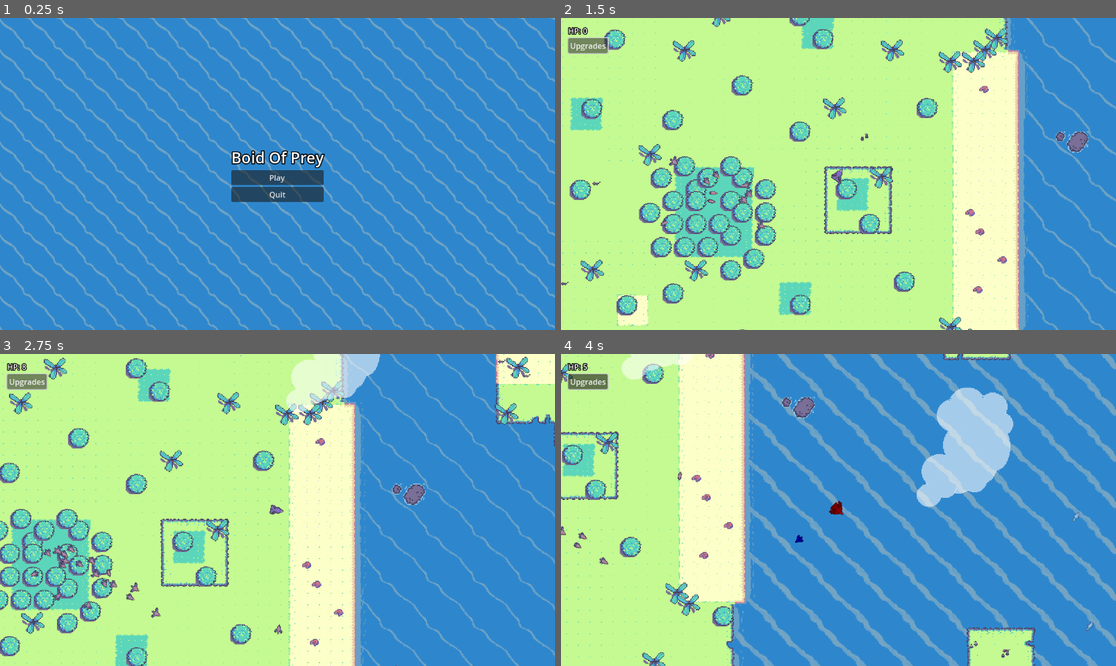
Above: before the commit, frames 1-4 (two rows, left to right).
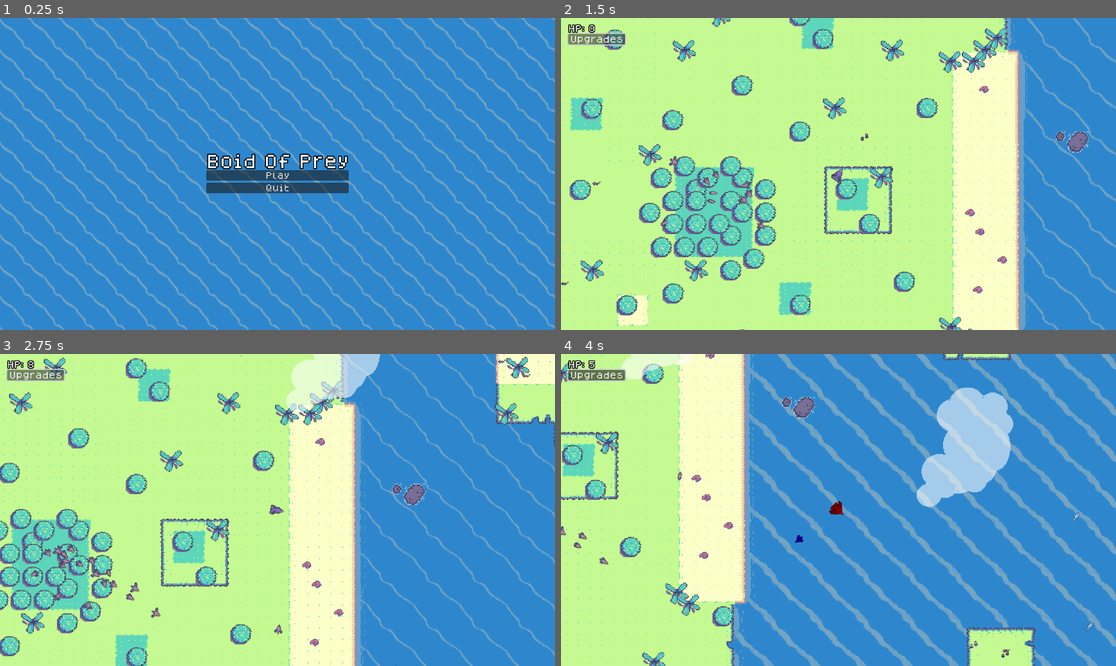
Above: after the commit, the same moments.

Repository: Kolbias/boidemic
Game: Godot game, scene res://ui/main_menu.tscn
Two runs of this game, one before a commit and one after it. Both use one fixed random seed, a clock stepped at 60 frames per second and the inputs below.
Inputs (mouse positions are in pixels of both pictures, inside the frame that each line leads up to):
- Up to frame 1 (0.25 s): no input
- Up to frame 2 (1.5 s): click "Play" at 0.5 s; click "Upgrades" at 1.25 s
- Up to frame 3 (2.75 s): click "Upgrades" at 2 s
- Up to frame 4 (4 s): click "Upgrades" at 2.75 s; move the mouse to (838, 510) at 3.52 s; click (838, 510) at 3.67 s

The runs differ from the first frame. In frame 1, 2.4% of the frame differs, in the area x 37-63%, y 42-60%; in frame 2, 0.7%; in frame 3, 0.6%; in frame 4, 0.7%.

Commit message:
Added Theme and upgrade cost labels to UI

Diff:
--- a/project.godot
+++ b/project.godot
@@ -23,6 +23,10 @@
 
 movie_writer/movie_file="C:/Users/kolby/Desktop/BoidemicPrev.avi"
 
+[gui]
+
+theme/custom="res://ui/bop_theme.tres"
+
 [input]
 
 Click={
--- /dev/null
+++ b/ui/bop_theme.tres
@@ -0,0 +1,6 @@
+[gd_resource type="Theme" load_steps=2 format=3 uid="uid://dj3yw2o3u5j7y"]
+
+[ext_resource type="FontFile" uid="uid://d24od1mg8is6t" path="res://ui/fonts/dogicapixel.ttf" id="1_a3skh"]
+
+[resource]
+default_font = ExtResource("1_a3skh")
--- a/ui/ui.tscn
+++ b/ui/ui.tscn
@@ -1,6 +1,7 @@
-[gd_scene load_steps=8 format=3 uid="uid://bfvpt71ravmij"]
+[gd_scene load_steps=9 format=3 uid="uid://bfvpt71ravmij"]
 
 [ext_resource type="Script" path="res://ui/ui.gd" id="1_105e6"]
+[ext_resource type="Theme" uid="uid://dj3yw2o3u5j7y" path="res://ui/bop_theme.tres" id="2_aeq67"]
 [ext_resource type="Texture2D" uid="uid://cpxi6o7tgbygx" path="res://assets/art/upgrades/HealthUpgrade.png" id="2_jux8h"]
 [ext_resource type="Texture2D" uid="uid://57m65lec52tw" path="res://assets/art/upgrades/SpeedUpgrade.png" id="3_i1bp1"]
 [ext_resource type="Texture2D" uid="uid://d2b5kv0lrt4g6" path="res://assets/art/upgrades/BlinkCountUpgrade.png" id="4_vqay8"]
@@ -19,6 +20,7 @@
 grow_horizontal = 2
 grow_vertical = 2
 mouse_filter = 2
+theme = ExtResource("2_aeq67")
 
 [node name="TopLeftMargin" type="MarginContainer" parent="Control"]
 layout_mode = 0
@@ -96,6 +98,11 @@
 "
 horizontal_alignment = 1
 
+[node name="CostLabel" type="Label" parent="Control/MarginContainer/MarginContainer/UpgradePanel/UpgradeHbox/VBoxUpgrade1"]
+layout_mode = 2
+text = "$$"
+horizontal_alignment = 1
+
 [node name="Panel" type="Panel" parent="Control/MarginContainer/MarginContainer/UpgradePanel/UpgradeHbox/VBoxUpgrade1"]
 custom_minimum_size = Vector2(100, 100)
 layout_mode = 2
@@ -120,6 +127,11 @@
 "
 horizontal_alignment = 1
 
+[node name="CostLabel" type="Label" parent="Control/MarginContainer/MarginContainer/UpgradePanel/UpgradeHbox/VBoxUpgrade2"]
+layout_mode = 2
+text = "$$"
+horizontal_alignment = 1
+
 [node name="Panel" type="Panel" parent="Control/MarginContainer/MarginContainer/UpgradePanel/UpgradeHbox/VBoxUpgrade2"]
 custom_minimum_size = Vector2(100, 100)
 layout_mode = 2
@@ -136,92 +148,106 @@
 
 [node name="VBoxUpgrade3" type="VBoxContainer" parent="Control/MarginContainer/MarginContainer/UpgradePanel/UpgradeHbox"]
 layout_mode = 2
+mouse_filter = 2
+
+[node name="Label" type="Label" parent="Control/MarginContainer/MarginContainer/UpgradePanel/UpgradeHbox/VBoxUpgrade3"]
+layout_mode = 2
+text = "Dodge +"
+horizontal_alignment = 1
+
+[node name="CostLabel" type="Label" parent="Control/MarginContainer/MarginContainer/UpgradePanel/UpgradeHbox/VBoxUpgrade3"]
+layout_mode = 2
+text = "$$"
+horizontal_alignment = 1
+
+[node name="Panel" type="Panel" parent="Control/MarginContainer/MarginContainer/UpgradePanel/UpgradeHbox/VBoxUpgrade3"]
+custom_minimum_size = Vector2(100, 100)
+layout_mode = 2
+mouse_filter = 2
+
+[node name="Sprite2D" type="Sprite2D" parent="Control/MarginContainer/MarginContainer/UpgradePanel/UpgradeHbox/VBoxUpgrade3/Panel"]
+scale = Vector2(2, 2)
+texture = ExtResource("4_vqay8")
+offset = Vector2(25, 25)
+
+[node name="blink_count_Button" type="Button" parent="Control/MarginContainer/MarginContainer/UpgradePanel/UpgradeHbox/VBoxUpgrade3"]
+layout_mode = 2
+text = "Upgrade
+"
+
+[node name="VBoxUpgrade4" type="VBoxContainer" parent="Control/MarginContainer/MarginContainer/UpgradePanel/UpgradeHbox"]
+layout_mode = 2
 size_flags_horizontal = 4
 mouse_filter = 2
-alignment = 1
-
-[node name="Label" type="Label" parent="Control/MarginContainer/MarginContainer/UpgradePanel/UpgradeHbox/VBoxUpgrade3"]
-layout_mode = 2
-text = "Dodge #"
-horizontal_alignment = 1
-
-[node name="Panel" type="Panel" parent="Control/MarginContainer/MarginContainer/UpgradePanel/UpgradeHbox/VBoxUpgrade3"]
-custom_minimum_size = Vector2(100, 100)
-layout_mode = 2
-mouse_filter = 2
-
-[node name="Sprite2D" type="Sprite2D" parent="Control/MarginContainer/MarginContainer/UpgradePanel/UpgradeHbox/VBoxUpgrade3/Panel"]
-scale = Vector2(2, 2)
-texture = ExtResource("4_vqay8")
-offset = Vector2(25, 25)
-
-[node name="blink_count_Button" type="Button" parent="Control/MarginContainer/MarginContainer/UpgradePanel/UpgradeHbox/VBoxUpgrade3"]
+
+[node name="Label" type="Label" parent="Control/MarginContainer/MarginContainer/UpgradePanel/UpgradeHbox/VBoxUpgrade4"]
+layout_mode = 2
+text = "Recover -"
+horizontal_alignment = 1
+
+[node name="CostLabel" type="Label" parent="Control/MarginContainer/MarginContainer/UpgradePanel/UpgradeHbox/VBoxUpgrade4"]
+layout_mode = 2
+text = "$$"
+horizontal_alignment = 1
+
+[node name="Panel" type="Panel" parent="Control/MarginContainer/MarginContainer/UpgradePanel/UpgradeHbox/VBoxUpgrade4"]
+custom_minimum_size = Vector2(100, 100)
+layout_mode = 2
+mouse_filter = 2
+
+[node name="Sprite2D" type="Sprite2D" parent="Control/MarginContainer/MarginContainer/UpgradePanel/UpgradeHbox/VBoxUpgrade4/Panel"]
+scale = Vector2(2, 2)
+texture = ExtResource("5_we8c0")
+offset = Vector2(25, 25)
+
+[node name="blink_time_Button" type="Button" parent="Control/MarginContainer/MarginContainer/UpgradePanel/UpgradeHbox/VBoxUpgrade4"]
 layout_mode = 2
 text = "Upgrade
 "
 
-[node name="VBoxUpgrade4" type="VBoxContainer" parent="Control/MarginContainer/MarginContainer/UpgradePanel/UpgradeHbox"]
+[node name="VBoxUpgrade5" type="VBoxContainer" parent="Control/MarginContainer/MarginContainer/UpgradePanel/UpgradeHbox"]
 layout_mode = 2
 size_flags_horizontal = 4
 mouse_filter = 2
-alignment = 1
-
-[node name="Label" type="Label" parent="Control/MarginContainer/MarginContainer/UpgradePanel/UpgradeHbox/VBoxUpgrade4"]
-layout_mode = 2
-text = "Recover time
-"
-horizontal_alignment = 1
-
-[node name="Panel" type="Panel" parent="Control/MarginContainer/MarginContainer/UpgradePanel/UpgradeHbox/VBoxUpgrade4"]
-custom_minimum_size = Vector2(100, 100)
-layout_mode = 2
-mouse_filter = 2
-
-[node name="Sprite2D" type="Sprite2D" parent="Control/MarginContainer/MarginContainer/UpgradePanel/UpgradeHbox/VBoxUpgrade4/Panel"]
-scale = Vector2(2, 2)
-texture = ExtResource("5_we8c0")
-offset = Vector2(25, 25)
-
-[node name="blink_time_Button" type="Button" parent="Control/MarginContainer/MarginContainer/UpgradePanel/UpgradeHbox/VBoxUpgrade4"]
-layout_mode = 2
-text = "Upgrade
-"
-
-[node name="VBoxUpgrade5" type="VBoxContainer" parent="Control/MarginContainer/MarginContainer/UpgradePanel/UpgradeHbox"]
+
+[node name="Label" type="Label" parent="Control/MarginContainer/MarginContainer/UpgradePanel/UpgradeHbox/VBoxUpgrade5"]
+layout_mode = 2
+text = "Food"
+horizontal_alignment = 1
+
+[node name="CostLabel" type="Label" parent="Control/MarginContainer/MarginContainer/UpgradePanel/UpgradeHbox/VBoxUpgrade5"]
+layout_mode = 2
+text = "$$"
+horizontal_alignment = 1
+
+[node name="Panel" type="Panel" parent="Control/MarginContainer/MarginContainer/UpgradePanel/UpgradeHbox/VBoxUpgrade5"]
+custom_minimum_size = Vector2(100, 100)
+layout_mode = 2
+mouse_filter = 2
+
+[node name="Sprite2D" type="Sprite2D" parent="Control/MarginContainer/MarginContainer/UpgradePanel/UpgradeHbox/VBoxUpgrade5/Panel"]
+scale = Vector2(2, 2)
+texture = ExtResource("6_gw3l6")
+offset = Vector2(25, 25)
+
+[node name="min_flock_Button" type="Button" parent="Control/MarginContainer/MarginContainer/UpgradePanel/UpgradeHbox/VBoxUpgrade5"]
+layout_mode = 2
+text = "Upgrade"
+
+[node name="VBoxUpgrade6" type="VBoxContainer" parent="Control/MarginContainer/MarginContainer/UpgradePanel/UpgradeHbox"]
 layout_mode = 2
 size_flags_horizontal = 4
 mouse_filter = 2
-alignment = 1
-
-[node name="Label" type="Label" parent="Control/MarginContainer/MarginContainer/UpgradePanel/UpgradeHbox/VBoxUpgrade5"]
-layout_mode = 2
-text = "New Food"
-horizontal_alignment = 1
-
-[node name="Panel" type="Panel" parent="Control/MarginContainer/MarginContainer/UpgradePanel/UpgradeHbox/VBoxUpgrade5"]
-custom_minimum_size = Vector2(100, 100)
-layout_mode = 2
-mouse_filter = 2
-
-[node name="Sprite2D" type="Sprite2D" parent="Control/MarginContainer/MarginContainer/UpgradePanel/UpgradeHbox/VBoxUpgrade5/Panel"]
-scale = Vector2(2, 2)
-texture = ExtResource("6_gw3l6")
-offset = Vector2(25, 25)
-
-[node name="min_flock_Button" type="Button" parent="Control/MarginContainer/MarginContainer/UpgradePanel/UpgradeHbox/VBoxUpgrade5"]
-layout_mode = 2
-text = "Upgrade"
-
-[node name="VBoxUpgrade6" type="VBoxContainer" parent="Control/MarginContainer/MarginContainer/UpgradePanel/UpgradeHbox"]
-layout_mode = 2
-size_flags_horizontal = 4
-mouse_filter = 2
-alignment = 1
 
 [node name="Label" type="Label" parent="Control/MarginContainer/MarginContainer/UpgradePanel/UpgradeHbox/VBoxUpgrade6"]
 layout_mode = 2
-text = "Flock Danger
-"
+text = "Danger -
+"
+horizontal_alignment = 1
+
+[node name="CostLabel" type="Label" parent="Control/MarginContainer/MarginContainer/UpgradePanel/UpgradeHbox/VBoxUpgrade6"]
+layout_mode = 2
+text = "$$"
 horizontal_alignment = 1
 
 [node name="Panel" type="Panel" parent="Control/MarginContainer/MarginContainer/UpgradePanel/UpgradeHbox/VBoxUpgrade6"]
Binary file added: ui/fonts/dogica.ttf
Not shown, added: ui/fonts/dogica.ttf.import
Binary file added: ui/fonts/dogicabold.ttf
Not shown, added: ui/fonts/dogicabold.ttf.import
Binary file added: ui/fonts/dogicapixel.ttf
Not shown, added: ui/fonts/dogicapixel.ttf.import
Binary file added: ui/fonts/dogicapixelbold.ttf
Not shown, added: ui/fonts/dogicapixelbold.ttf.import
